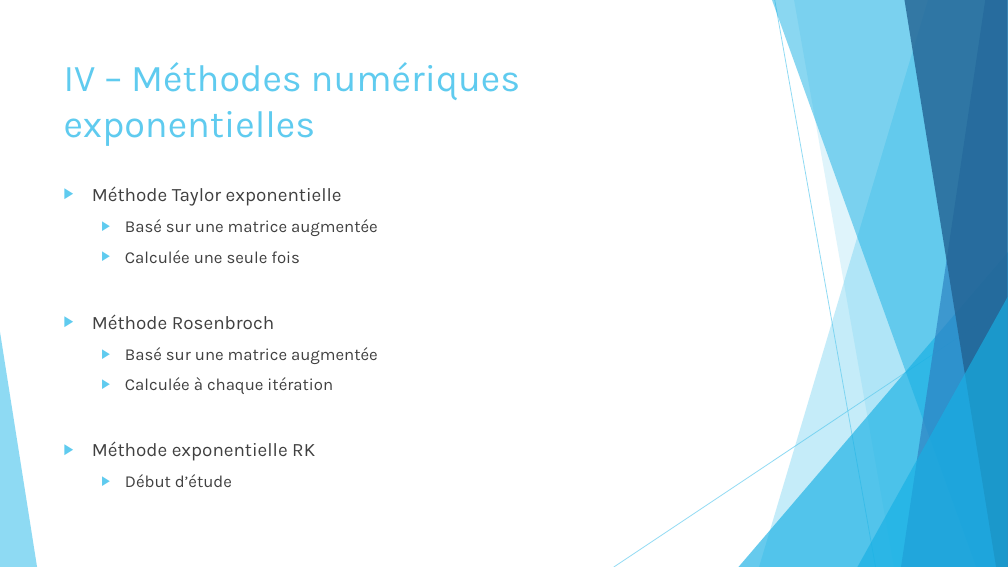
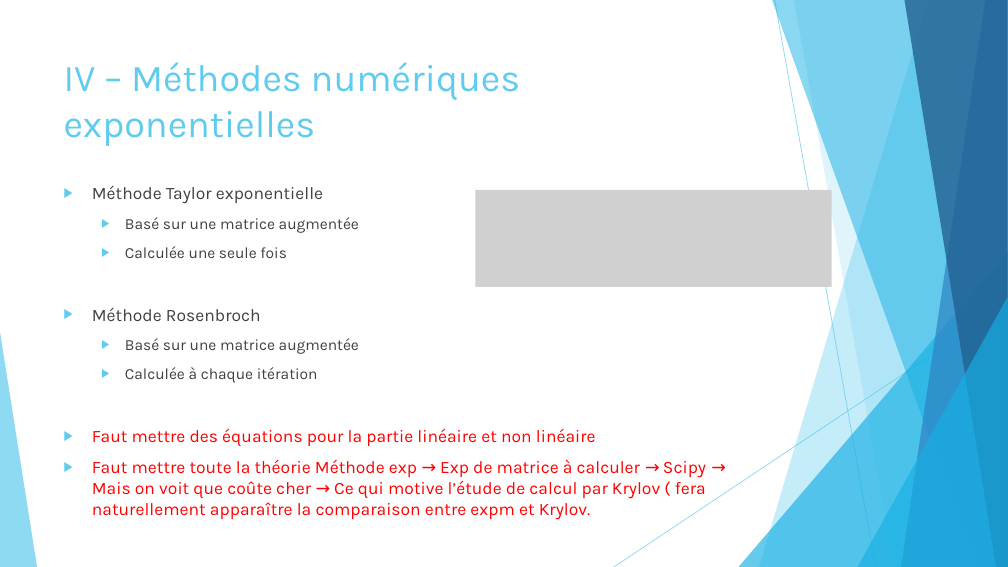
Before and after one commit to pierreXVI/PIE, a slide deck: slide 19 of oral_presentation/Oral_presentation_12_02_2019.pptx (slide 17 before the commit). Drawn at 1008x567 pixels with LibreOffice and Linux fonts; fonts in the diff are those of the drawing; grey boxes stand for pictures. Boxes give left, top, right and bottom in pixels: in the first picture for what was removed or moved away, otherwise in the second. Text is boxed around its words. In the diff, an @@ line names an element or a change of style, - is before the commit and + after.

```diff
--- a/oral_presentation/Oral_presentation_12_02_2019.pptx
+++ b/oral_presentation/Oral_presentation_12_02_2019.pptx
@@ text at bbox=[92, 186, 359, 383]: size 18 to 16.6 pt in "Méthode Taylor exponentielle", "Méthode Rosenbroch"; size 16 to 14.8 pt in "Basé sur une matrice augmentée", "Calculée une seule fois", "Basé sur une matrice augmentée", "Calculée à chaque itération" @@
@@ picture added at bbox=[476, 190, 832, 287] @@
@@ text at bbox=[92, 429, 706, 520]: text changed; size 18 to 16.6 pt; text colour #404040 to #FF0000 @@
-▶ Méthode exponentielle RK
-  ▶ Début d’étude
+▶ Faut mettre des équations pour la partie linéaire et non linéaire
+▶ Faut mettre toute la théorie Méthode exp → Exp de matrice à calculer → Scipy → Mais on voit que coûte cher → Ce qui motive l’étude de calcul par Krylov ( fera naturellement apparaître la comparaison entre expm et Krylov.
```
Also in this commit, not shown: 20 other slides changed, 5 slides added, 1 slide removed.
